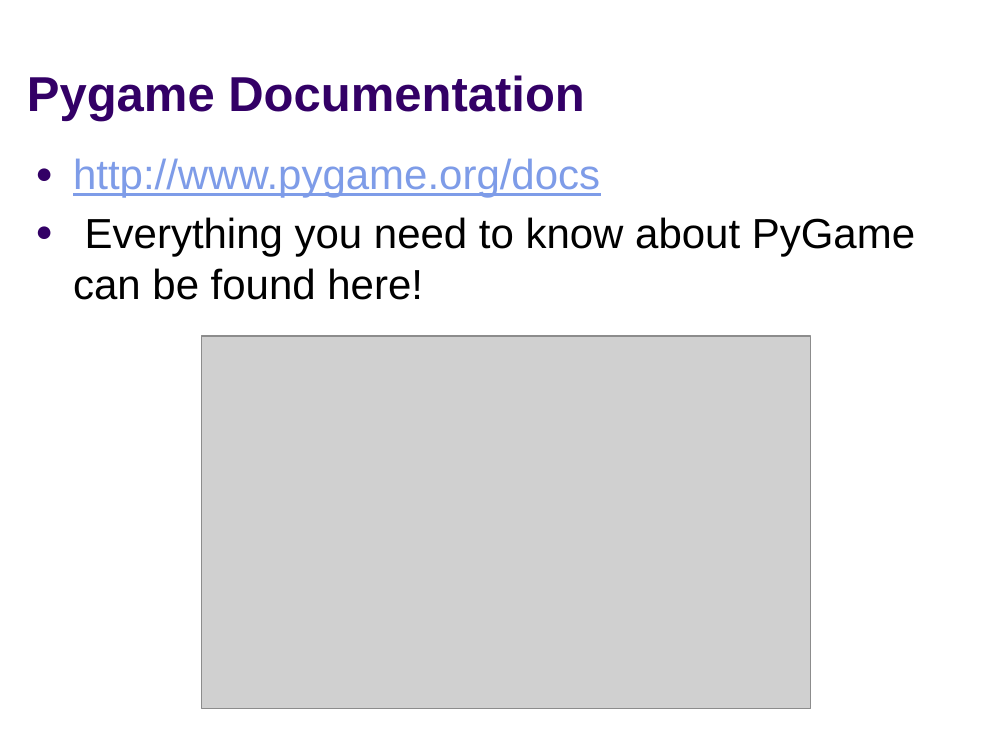
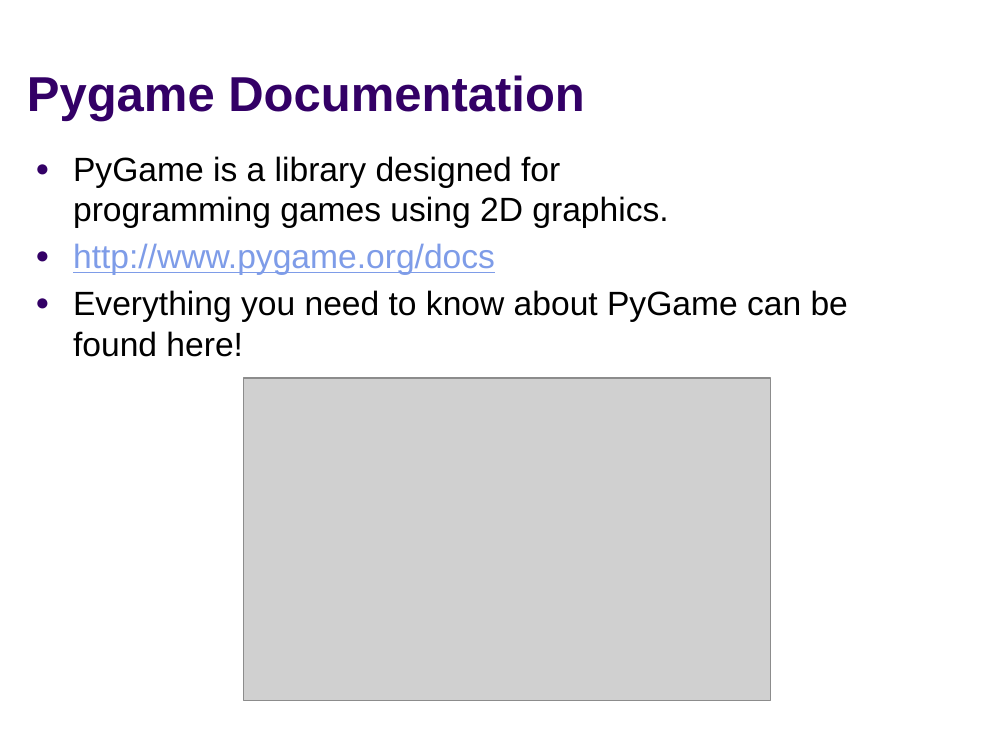
Before and after one commit to RHIT-CSSE/catapult, a slide deck: slide 2 of docs/Program/Session3/2019UpdatedPygame.pptx (slide 3 before the commit). Drawn at 1008x756 pixels with LibreOffice and Linux fonts; fonts in the diff are those of the drawing; grey boxes stand for pictures; background and template pictures are left out. Boxes give left, top, right and bottom in pixels: in the first picture for what was removed or moved away, otherwise in the second. Text is boxed around its words. In the diff, an @@ line names an element or a change of style, - is before the commit and + after.

```diff
--- a/docs/Program/Session3/2019UpdatedPygame.pptx
+++ b/docs/Program/Session3/2019UpdatedPygame.pptx
@@ text at (73, 156, 668, 228): paragraph added @@
+● PyGame is a library designed for
+  programming games using 2D graphics.
@@ text at (73, 243, 848, 357): size 30 to 24 pt in "http://www.pygame.org/docs", "Everything you need to know about PyGame ..."; less space between paragraphs @@
@@ picture: place and size @@
-picture at (202, 336, 810, 709)
+picture at (244, 378, 770, 701)
```
Also in this commit, not shown: 8 other slides changed, 1 slide removed, 5 other files.
